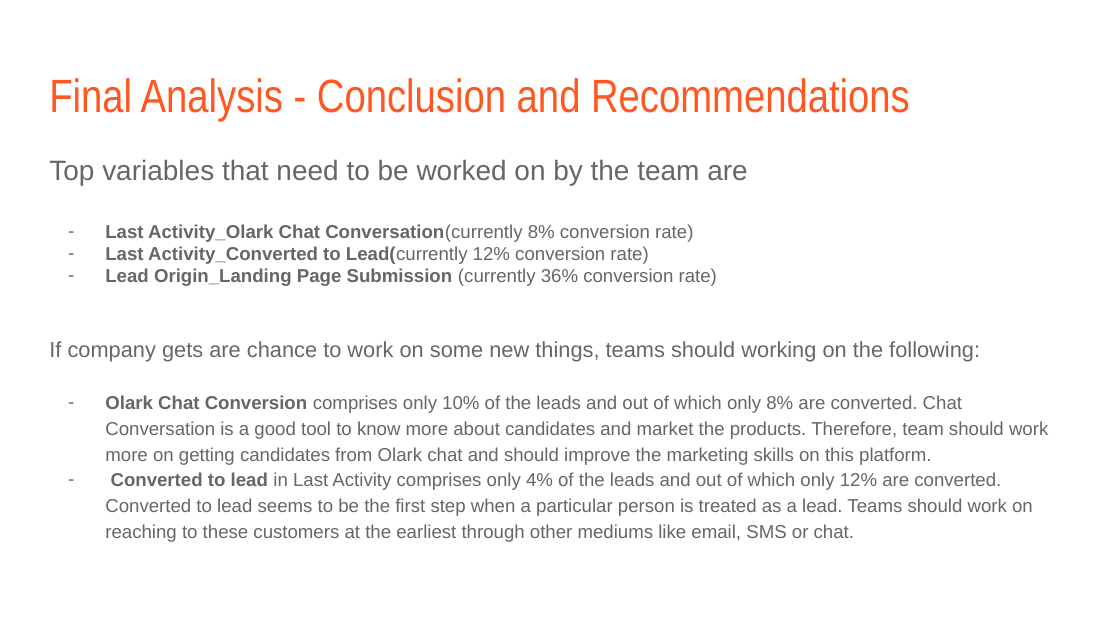
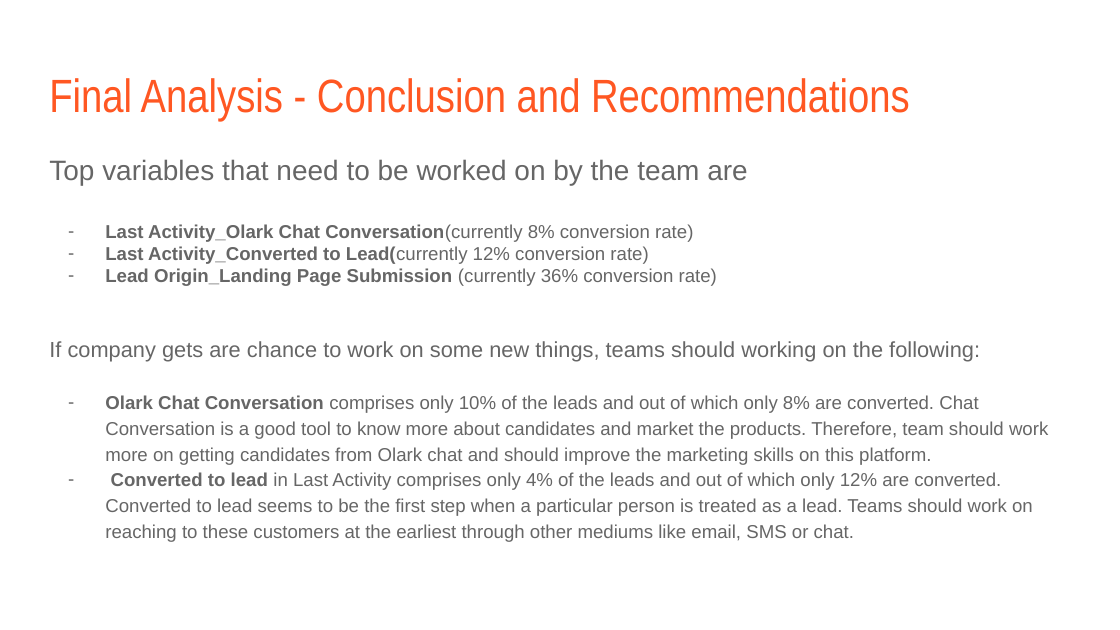
Before and after one commit to kanika1101/Logistic_Regression, a slide deck: slide 17 of Logistic_Lead_Scoring_Case_Study/Lead Scoring Case Study.pptx (slide 18 before the commit). Drawn at 1120x630 pixels with LibreOffice and Linux fonts; fonts in the diff are those of the drawing. Boxes give left, top, right and bottom in pixels: in the first picture for what was removed or moved away, otherwise in the second. Text is boxed around its words. In the diff, an @@ line names an element or a change of style, - is before the commit and + after.

```diff
--- a/Logistic_Lead_Scoring_Case_Study/Lead Scoring Case Study.pptx
+++ b/Logistic_Lead_Scoring_Case_Study/Lead Scoring Case Study.pptx
@@ text at <box>105,395,1048,465</box>: text changed @@
-– Olark Chat Conversion comprises only 10% of the leads and out of which only 8% are converted. Chat Conversation is a good tool to know more about candidates and market the products. Therefore, team should work more on getting candidates from Olark chat and should improve the marketing skills on this platform.
+– Olark Chat Conversation comprises only 10% of the leads and out of which only 8% are converted. Chat Conversation is a good tool to know more about candidates and market the products. Therefore, team should work more on getting candidates from Olark chat and should improve the marketing skills on this platform.
```
Also in this commit, not shown: 2 other slides changed, 1 slide removed, 2 other files.
